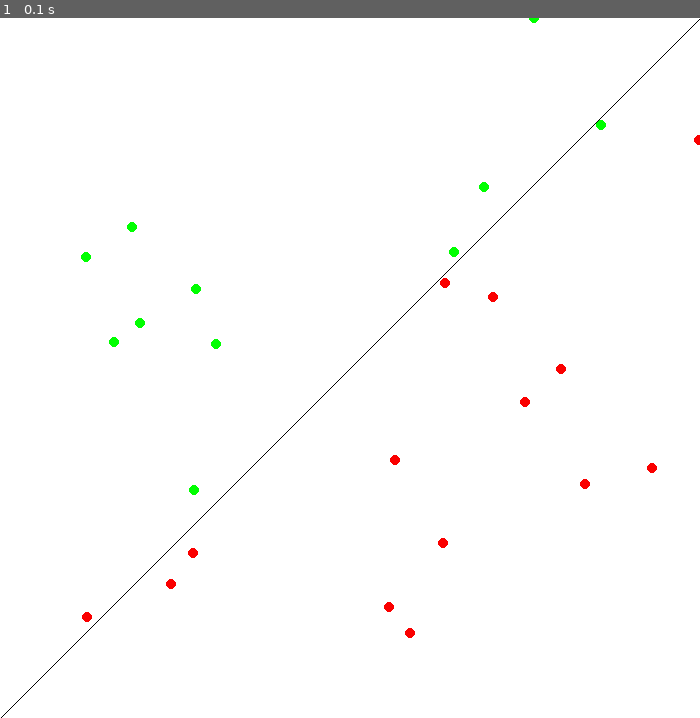
Above: before the commit, frame 1.
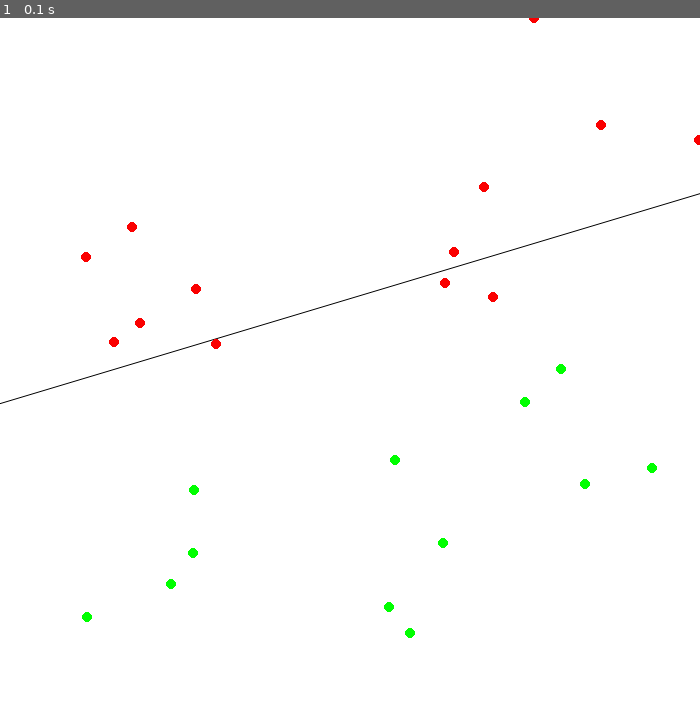
Above: after the commit, the same moment.

Repository: katacliny/Perceptron-with-python-and-pygame
Game: pygame game, started from canvas.py
Two runs of this game, one before a commit and one after it. Both use one fixed random seed, a clock stepped at 60 frames per second and the inputs below.
Inputs:
- Up to frame 1 (0.1 s): no input

The runs differ from the first frame. In frame 1, 0.7% of the frame differs, in the area x 0-100%, y 0-100%.

Commit message:
secod commit

Diff:
--- a/abstractions.py
+++ b/abstractions.py
@@ -23,3 +23,7 @@
     @abstractmethod
     def draw(self) -> None:
         """"""
+
+    @abstractmethod
+    def get_translated_pos(self) -> tuple[int, int]:
+        """"""
--- a/canvas.py
+++ b/canvas.py
@@ -5,6 +5,7 @@
 from point import Point  # type: ignore
 from perceptron import Perceptron  # type: ignore
 from settings import h, w
+from utils import f
 
 # SUM = x0 * w0 + x1 * w1
 # DIGN(N) if n > 0 -> 1 else -> -1
@@ -19,11 +20,6 @@
 pos_y: float
 pos_x: float
 # create the points for train
-
-
-def f(x: float) -> float:
-    # y = mx + b
-    return 3 * x + 2
 
 
 for x in range(500):
@@ -56,7 +52,11 @@
             py.quit()
             quit()
     display.fill((255, 255, 255))
-    py.draw.line(display, (0, 0, 0), (0, h), (w, 0))
+    # py.draw.line(display, (0, 0, 0), (0, h), (w, 0))
+    p1: Point = Point((-1, f(-1)), display)
+    p2: Point = Point((1, f(1)), display)
+
+    py.draw.aaline(display, (0, 0, 0), p1.get_translated_pos(), p2.get_translated_pos())
     for p in test_points:
         # predict
         perceptron.set_inputs(p.pos)
--- a/point.py
+++ b/point.py
@@ -1,6 +1,7 @@
 import pygame as py
 from abstractions import APoint  # type: ignore
 from settings import h, w
+from utils import f
 
 
 def translate(value: float, leftMin: int, leftMax: int, rightMin: int, rightMax: int) -> float:
@@ -27,8 +28,13 @@
     def __init__(self, pos: tuple[float, float], dipsplay: py.Surface, train: bool = False) -> None:
         self.pos: tuple[float, float] = pos
         self.display: py.surface = dipsplay
-        self.label: int = (1 if self.pos[0] > self.pos[1] else -1) if train else 0
+        line_y: float = f(self.pos[0])
+        self.label: int = (1 if self.pos[1] > line_y else -1) if train else 0
 
     def draw(self) -> None:
         color: tuple[int, int, int] = (250, 0, 0) if self.label == 1 else (0, 255, 0)
         py.draw.circle(self.display, color, (pos_x(self.pos[0]), pos_y(self.pos[1])), radius=5)
+
+    def get_translated_pos(self) -> tuple[int, int]:
+
+        return (pos_x(self.pos[0]), pos_y(self.pos[1]))
--- /dev/null
+++ b/utils.py
@@ -0,0 +1,3 @@
+def f(x: float) -> float:
+    # y = mx + b
+    return 0.3 * x + 0.2
